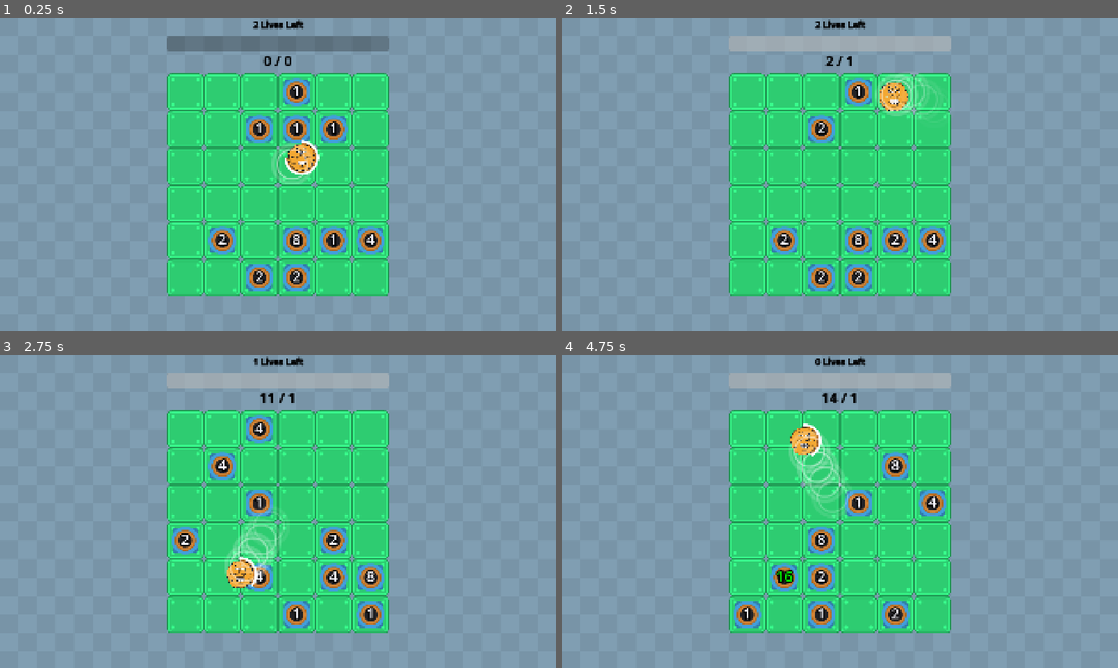
Above: before the commit, frames 1-4 (two rows, left to right).
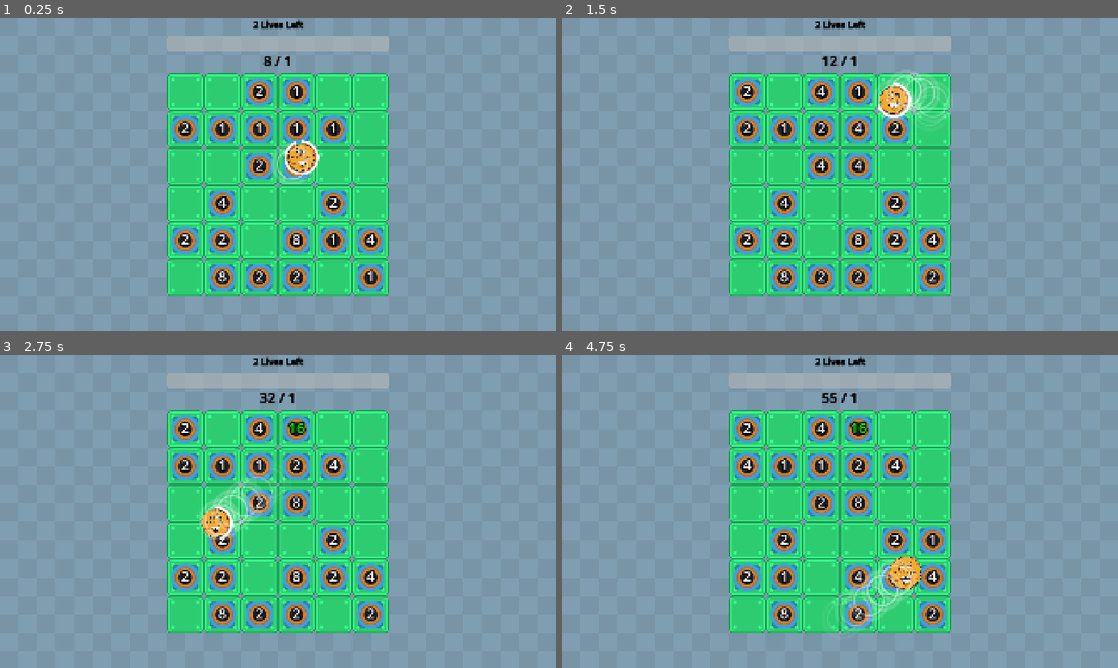
Above: after the commit, the same moments.

Repository: wanamelon/prototype_monorepo
Game: Godot game, scene res://source/bounce_main.tscn
Two runs of this game, one before a commit and one after it. Both use one fixed random seed, a clock stepped at 60 frames per second and the inputs below. Sound files missing from this copy of the repository are replaced by a short silence.
Inputs:
- Up to frame 1 (0.25 s): no input
- Up to frame 2 (1.5 s): no input
- Up to frame 3 (2.75 s): no input
- Up to frame 4 (4.75 s): no input

The runs differ from the first frame. In frame 1, 5.7% of the frame differs, in the area x 30-70%, y 5-88%; in frame 2, 6.4%; in frame 3, 8.3%; in frame 4, 11%, in the area x 30-70%, y 1-89%.

Commit message:
Crop code simpler

Diff:
--- a/roller/source/bounce_main.tscn
+++ b/roller/source/bounce_main.tscn
@@ -43,13 +43,18 @@
 item_id = 7
 metadata/_custom_type_script = "uid://ckw8rr21jqg1f"
 
+[sub_resource type="Resource" id="Resource_3yruk"]
+script = ExtResource("2_0panw")
+item_id = 10
+metadata/_custom_type_script = "uid://ckw8rr21jqg1f"
+
 [sub_resource type="ShaderMaterial" id="ShaderMaterial_to078"]
 shader = ExtResource("1_p5ard")
 shader_parameter/saturation = 0.30000001425
 
 [node name="BounceMain" type="Node2D"]
 script = ExtResource("1_ovsfe")
-item_configs = Array[ExtResource("2_0panw")]([SubResource("Resource_k3n88"), SubResource("Resource_a5fj5"), SubResource("Resource_q2ks2"), SubResource("Resource_jngsf"), SubResource("Resource_ovsfe"), SubResource("Resource_j4338"), SubResource("Resource_8jy2w")])
+item_configs = Array[ExtResource("2_0panw")]([SubResource("Resource_k3n88"), SubResource("Resource_a5fj5"), SubResource("Resource_q2ks2"), SubResource("Resource_jngsf"), SubResource("Resource_ovsfe"), SubResource("Resource_j4338"), SubResource("Resource_8jy2w"), SubResource("Resource_3yruk")])
 
 [node name="TextureRect" type="TextureRect" parent="."]
 material = SubResource("ShaderMaterial_to078")
--- a/roller/source/item/crop.gd
+++ b/roller/source/item/crop.gd
@@ -42,45 +42,24 @@
 			_add_event(ItemSystem.LevelChangeEvent.new(-overlap.damage, ItemSystem.SpecificItem.new(self), overlap.first))
 
 func _apply_level_changes(state: MatchState):
-	var total_positive_level_change: int = 0
-	var total_negative_level_change: int = 0
-	for level_change: LevelChangeEvent in Utils.filter(state.last_tick_events, func(e): return e is LevelChangeEvent):
+	var total_positive_change: int = 0
+	var negative_changes: Array[ItemSystem.LevelChangeEvent] = []
+	for level_change: ItemSystem.LevelChangeEvent in Utils.filter(state.last_tick_events, func(e): return e is ItemSystem.LevelChangeEvent):
 		if (level_change.target is ItemSystem.SpecificItem and level_change.target.target.matches(self)):
 			if level_change.levels >= 0:
-				total_positive_level_change += level_change.levels
+				total_positive_change += level_change.levels
+				_audio_player.play_crop_level_up()
 			else:
-				total_negative_level_change += level_change.levels
-	if total_positive_level_change > 0:
-		$LevelUpAudioPlayer.play()
-	if total_negative_level_change < 0:
-		$LevelDownAudioPlayer.play()
-	var level_changes_canceled_out: int = min(abs(total_positive_level_change), abs(total_negative_level_change))
-	for i in range(level_changes_canceled_out):
-		_add_event(ItemSystem.GivePointsEvent.new(_compute_point_value()))
-	var net_level_change := total_positive_level_change + total_negative_level_change
-	if net_level_change > 0:
-		level = min(MAX_LEVEL, level + net_level_change)
-	else:
-		for i in range(abs(net_level_change)):
+				negative_changes.append(level_change)
+				_audio_player.play_crop_level_down()
+	level = min(MAX_LEVEL, level + total_positive_change)
+	for negative_change in negative_changes:
+		for i in range(abs(negative_change.levels)):
 			_add_event(ItemSystem.GivePointsEvent.new(_compute_point_value()))
 			level -= 1
 			if level <= 0:
-				_add_event(ItemSystem.DespawnEvent.new(self, _find_largest_damage_source(state)))
-				break
-
-func _find_largest_damage_source(state: MatchState) -> ItemRef:
-	var damage_per_source := {}
-	var max_damage = 0
-	var max_item = null
-	for level_change: LevelChangeEvent in Utils.filter(state.last_tick_events, func(e): return e is LevelChangeEvent):
-		if (level_change.target is ItemSystem.SpecificItem and level_change.target.target.matches(self)):
-			if level_change.levels < 0:
-				var source_key := level_change.source.instance_id
-				damage_per_source[source_key] = damage_per_source.get(source_key, 0) + abs(level_change.levels)
-				if damage_per_source[source_key] > max_damage:
-					max_damage = damage_per_source[source_key]
-					max_item = level_change.source
-	return max_item
+				_add_event(ItemSystem.DespawnEvent.new(self, negative_change.source))
+				return
 
 func _compute_point_value():
 	return 2 ** (level - 1)
--- a/roller/source/item/roller.gd
+++ b/roller/source/item/roller.gd
@@ -9,7 +9,7 @@
 var _speed: float = 400.0
 var _bounce_count: int = 0
 var _velocity: Vector2
-var _stamina_seconds: float = 1
+var _stamina_seconds: float = 5
 var _max_stamina := _stamina_seconds
 var finished := false
 
--- a/roller/source/item/throttling_audio_player.gd
+++ b/roller/source/item/throttling_audio_player.gd
@@ -12,3 +12,9 @@
 func play_gain_points(points: int):
 	$GainPoints.pitch_scale = 1.2 - min(0.9, 0.9 * (log(points) / log(1e6)))
 	$GainPoints.play()
+
+func play_crop_level_up():
+	$CropLevelUp.play()
+
+func play_crop_level_down():
+	$CropLevelDown.play()
--- a/roller/source/item/throttling_audio_player.tscn
+++ b/roller/source/item/throttling_audio_player.tscn
@@ -1,9 +1,11 @@
-[gd_scene load_steps=7 format=3 uid="uid://b0rfqip0qdyim"]
+[gd_scene load_steps=9 format=3 uid="uid://b0rfqip0qdyim"]
 
 [ext_resource type="Script" uid="uid://xvjoe2x4yw5k" path="res://source/item/throttling_audio_player.gd" id="1_by30w"]
 [ext_resource type="AudioStream" uid="uid://dqqfhtkp0rm3" path="res://assets/audio/bubble-pop-406640.ogg" id="2_by30w"]
 [ext_resource type="AudioStream" uid="uid://dqqyk4o7rd7bu" path="res://assets/audio/retro-coin-4-236671.mp3" id="3_hlvhs"]
 [ext_resource type="AudioStream" uid="uid://eu8fhjq8x8oj" path="res://assets/audio/whoosh-short.ogg" id="4_1v4ny"]
+[ext_resource type="AudioStream" uid="uid://lq1tdvpynlb3" path="res://assets/audio/level_up.mp3" id="5_afarc"]
+[ext_resource type="AudioStream" uid="uid://dwfd2dplrtomh" path="res://assets/audio/damage.mp3" id="6_rbjls"]
 
 [sub_resource type="AudioStreamRandomizer" id="AudioStreamRandomizer_1v4ny"]
 random_pitch = 1.02
@@ -27,3 +29,11 @@
 
 [node name="AddSpeedBuff" type="AudioStreamPlayer2D" parent="."]
 stream = SubResource("AudioStreamRandomizer_y0uju")
+
+[node name="CropLevelUp" type="AudioStreamPlayer2D" parent="."]
+stream = ExtResource("5_afarc")
+volume_db = -10.0
+pitch_scale = 1.5
+
+[node name="CropLevelDown" type="AudioStreamPlayer2D" parent="."]
+stream = ExtResource("6_rbjls")
Not shown: 1 places in roller/source/bounce_main.tscn that only renumber resources
Not shown, changed: roller/dev_notes.md
